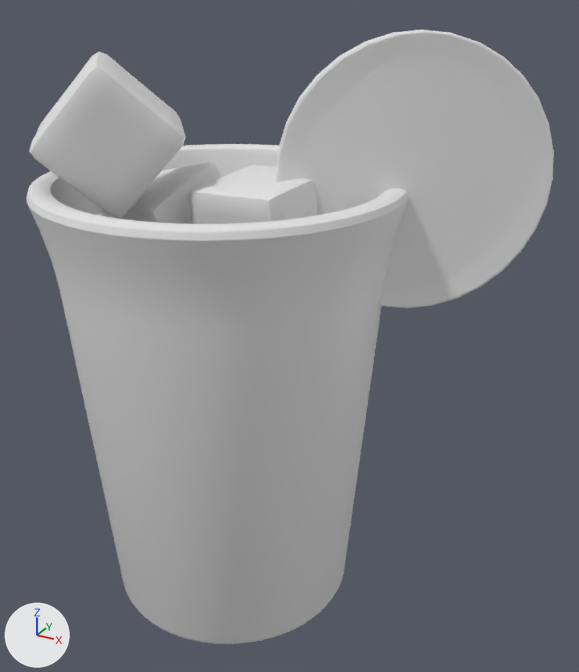
One commit to the OBJ model public/assets/drink-baked/blog0087.obj: the scene before it, then after it.
One viewpoint serves both versions: a 50 mm camera at (3.42, -5.13, 5.07) aimed at (0.54, 0.1, 2.46). Every picture has the same lights, and +X, +Y and +Z are marked at lower left. The first picture is the older version. Where no turn or scale is listed for an object, it has been applied to the vertices.
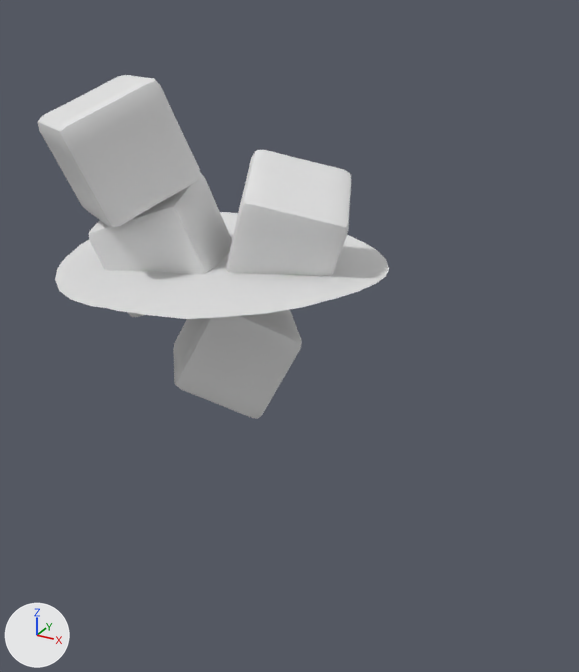
Where the change shows, as pixel boxes (x1, y1, x2, y2) in the pictures (579 x 672 px; the box of a moved part takes in the faces that stretch with it):
'Cylinder', deleted: before (26, 144, 409, 644)
'Circle.001', deleted: before (276, 29, 554, 308)
'Cube.003', reshaped (8% shorter): before (29, 52, 186, 218); after (38, 75, 201, 228)
'Cube.002', reshaped: before (188, 165, 317, 224); after (226, 150, 351, 303)
'Cube.001', reshaped: before (98, 162, 222, 224); after (89, 173, 232, 317)
part 1 of me_cube, moved or reshaped (not visible before): after (173, 310, 302, 419)
part 5 of me_plane, moved or reshaped (not visible before): after (55, 212, 389, 319)

Diff of the bpy script that builds the scene:
```diff
--- a/public/assets/drink-baked/blog0087.obj.py
+++ b/public/assets/drink-baked/blog0087.obj.py
@@ me_cube @@
 # used by ob_cube; location = (0.0, 0.0, 0.0)
-me_cube.from_pydata(...)  # 386 vertices, 384 faces; spans x -0.643..0.631, y -0.637..0.614, z 1.793..2.878
+me_cube.from_pydata(...)  # 386 vertices, 384 faces; spans x -0.571..0.68, y -0.56..0.635, z 1.767..2.806
+# me_cube part 1: the whole mesh is multiplied about its middle by the matrix ((-0.939, -0.323, 0.118), (-0.005, 0.356, 0.934), (-0.344, 0.877, -0.336)), then moved by (0.061, 0.049, -0.049)
@@ me_cube_001 @@
 # used by ob_cube_001; location = (0.0, 0.0, 0.0)
-me_cube_001.from_pydata(...)  # 386 vertices, 384 faces; spans x -0.986..0.04, y -0.525..0.538, z 2.663..3.767
+me_cube_001.from_pydata(...)  # 386 vertices, 384 faces; spans x -0.991..0.127, y -0.71..0.359, z 2.629..3.68
+# me_cube_001 part 2: the whole mesh is multiplied about its middle by the matrix ((0.906, -0.4, -0.14), (0.419, 0.893, 0.164), (0.059, -0.207, 0.976)), then moved by (0.041, -0.182, -0.06)
@@ me_cube_002 @@
 # used by ob_cube_002; location = (0.0, 0.0, 0.0)
-me_cube_002.from_pydata(...)  # 386 vertices, 384 faces; spans x -0.042..0.886, y -0.524..0.408, z 2.912..3.808
+me_cube_002.from_pydata(...)  # 386 vertices, 384 faces; spans x -0.097..1.081, y -0.389..0.746, z 2.789..3.89
+# me_cube_002 part 3: the whole mesh is multiplied about its middle by the matrix ((0.213, -0.923, 0.322), (-0.185, -0.361, -0.914), (0.959, 0.135, -0.248)), then moved by (0.07, 0.237, -0.02)
@@ me_cube_003 @@
 # used by ob_cube_003; location = (0.0, 0.0, 0.0)
-me_cube_003.from_pydata(...)  # 386 vertices, 384 faces; spans x -1.264..0.016, y -1.134..0.098, z 3.506..4.61
+me_cube_003.from_pydata(...)  # 386 vertices, 384 faces; spans x -1.146..0.029, y -1.104..0.102, z 3.439..4.468
+# me_cube_003 part 4: the whole mesh is multiplied about its middle by the matrix ((0.666, -0.497, -0.556), (-0.07, 0.7, -0.71), (0.743, 0.512, 0.431)), then moved by (0.065, 0.017, -0.105)
@@ me_plane @@
 # used by ob_plane; location = (0.0, 0.0, 0.0)
-me_plane.from_pydata(...)  # 252 vertices, 72 faces; spans x -1.31..1.31, y -1.31..1.31, z 3.01..3.1
+me_plane.from_pydata(...)  # 226 vertices, 167 faces; spans x -1.31..1.31, y -1.31..1.31, z 3.01..3.1
+# me_plane part 5: 24 vertices moved from x -1.31..1.31, y -1.31..1.31, z 3.04..3.09 to x -1.31..1.31, y -1.31..1.31, z 3.04..3.1; 176 vertices removed from x -1.3..1.3, y -1.28..1.28, z 3.01..3.1; 150 vertices added at x -1.3..1.3, y -1.28..1.28, z 3.01..3.09
@@ ob_circle_001 @@
-ob_circle_001 = bpy.data.objects.new('Circle.001', me_circle_001)
-ob_circle_001.location = (0.0, 0.0, 0.0)
@@ ob_cylinder @@
-ob_cylinder = bpy.data.objects.new('Cylinder', me_cylinder)
-ob_cylinder.location = (0.0, 0.0, 0.0)
```
